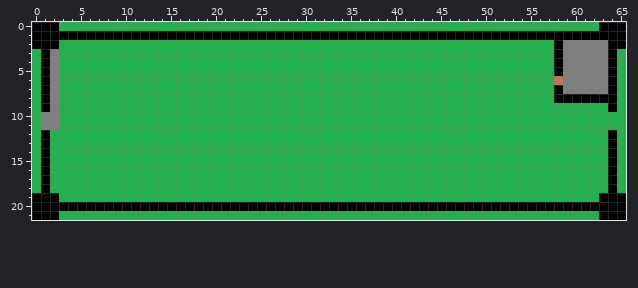
A sprite sheet gets an edit: assets/maps/tiphmore.png. Above: the version before the commit.
The file is 66x22 pixels.
The result:
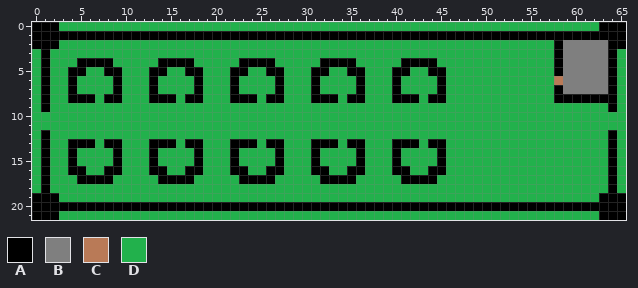
Palette (. is transparent): A #000000  B #7f7f7f  C #b97a57  D #22b14c
Changes in this commit:
@@ x 0..65 @@
  2 AAADDDDDDDDDDDDDDDDDDDDDDDDDDDDDDDDDDDDDDDDDDDDDDDDDDDDDDDABBBBBAA
- 3 DABDDDDDDDDDDDDDDDDDDDDDDDDDDDDDDDDDDDDDDDDDDDDDDDDDDDDDDDABBBBBAD
- 4 DABDDDDDDDDDDDDDDDDDDDDDDDDDDDDDDDDDDDDDDDDDDDDDDDDDDDDDDDABBBBBAD
- 5 DABDDDDDDDDDDDDDDDDDDDDDDDDDDDDDDDDDDDDDDDDDDDDDDDDDDDDDDDABBBBBAD
- 6 DABDDDDDDDDDDDDDDDDDDDDDDDDDDDDDDDDDDDDDDDDDDDDDDDDDDDDDDDCBBBBBAD
- 7 DABDDDDDDDDDDDDDDDDDDDDDDDDDDDDDDDDDDDDDDDDDDDDDDDDDDDDDDDABBBBBAD
- 8 DABDDDDDDDDDDDDDDDDDDDDDDDDDDDDDDDDDDDDDDDDDDDDDDDDDDDDDDDAAAAAAAD
- 9 DABDDDDDDDDDDDDDDDDDDDDDDDDDDDDDDDDDDDDDDDDDDDDDDDDDDDDDDDDDDDDDAD
-10 DBBDDDDDDDDDDDDDDDDDDDDDDDDDDDDDDDDDDDDDDDDDDDDDDDDDDDDDDDDDDDDDDD
-11 DBBDDDDDDDDDDDDDDDDDDDDDDDDDDDDDDDDDDDDDDDDDDDDDDDDDDDDDDDDDDDDDDD
+ 3 DADDDDDDDDDDDDDDDDDDDDDDDDDDDDDDDDDDDDDDDDDDDDDDDDDDDDDDDDABBBBBAD
+ 4 DADDDAAAADDDDDAAAADDDDDAAAADDDDDAAAADDDDDAAAADDDDDDDDDDDDDABBBBBAD
+ 5 DADDAADDAADDDAADDAADDDAADDAADDDAADDAADDDAADDAADDDDDDDDDDDDABBBBBAD
+ 6 DADDADDDDADDDADDDDADDDADDDDADDDADDDDADDDADDDDADDDDDDDDDDDDCBBBBBAD
+ 7 DADDADDDDADDDADDDDADDDADDDDADDDADDDDADDDADDDDADDDDDDDDDDDDABBBBBAD
+ 8 DADDAAADAADDDAAADAADDDAAADAADDDAAADAADDDAAADAADDDDDDDDDDDDAAAAAAAD
+ 9 DADDDDDDDDDDDDDDDDDDDDDDDDDDDDDDDDDDDDDDDDDDDDDDDDDDDDDDDDDDDDDDAD
+10 DDDDDDDDDDDDDDDDDDDDDDDDDDDDDDDDDDDDDDDDDDDDDDDDDDDDDDDDDDDDDDDDDD
+11 DDDDDDDDDDDDDDDDDDDDDDDDDDDDDDDDDDDDDDDDDDDDDDDDDDDDDDDDDDDDDDDDDD
 12 DADDDDDDDDDDDDDDDDDDDDDDDDDDDDDDDDDDDDDDDDDDDDDDDDDDDDDDDDDDDDDDAD
-13 DADDDDDDDDDDDDDDDDDDDDDDDDDDDDDDDDDDDDDDDDDDDDDDDDDDDDDDDDDDDDDDAD
-14 DADDDDDDDDDDDDDDDDDDDDDDDDDDDDDDDDDDDDDDDDDDDDDDDDDDDDDDDDDDDDDDAD
-15 DADDDDDDDDDDDDDDDDDDDDDDDDDDDDDDDDDDDDDDDDDDDDDDDDDDDDDDDDDDDDDDAD
-16 DADDDDDDDDDDDDDDDDDDDDDDDDDDDDDDDDDDDDDDDDDDDDDDDDDDDDDDDDDDDDDDAD
-17 DADDDDDDDDDDDDDDDDDDDDDDDDDDDDDDDDDDDDDDDDDDDDDDDDDDDDDDDDDDDDDDAD
+13 DADDAAADAADDDAAADAADDDAAADAADDDAAADAADDDAAADAADDDDDDDDDDDDDDDDDDAD
+14 DADDADDDDADDDADDDDADDDADDDDADDDADDDDADDDADDDDADDDDDDDDDDDDDDDDDDAD
+15 DADDADDDDADDDADDDDADDDADDDDADDDADDDDADDDADDDDADDDDDDDDDDDDDDDDDDAD
+16 DADDAADDAADDDAADDAADDDAADDAADDDAADDAADDDAADDAADDDDDDDDDDDDDDDDDDAD
+17 DADDDAAAADDDDDAAAADDDDDAAAADDDDDAAAADDDDDAAAADDDDDDDDDDDDDDDDDDDAD
 18 DADDDDDDDDDDDDDDDDDDDDDDDDDDDDDDDDDDDDDDDDDDDDDDDDDDDDDDDDDDDDDDAD
Pixel boxes of the changes (left, top, right, bottom) in both pictures:
changed: (41, 49, 446, 184)
